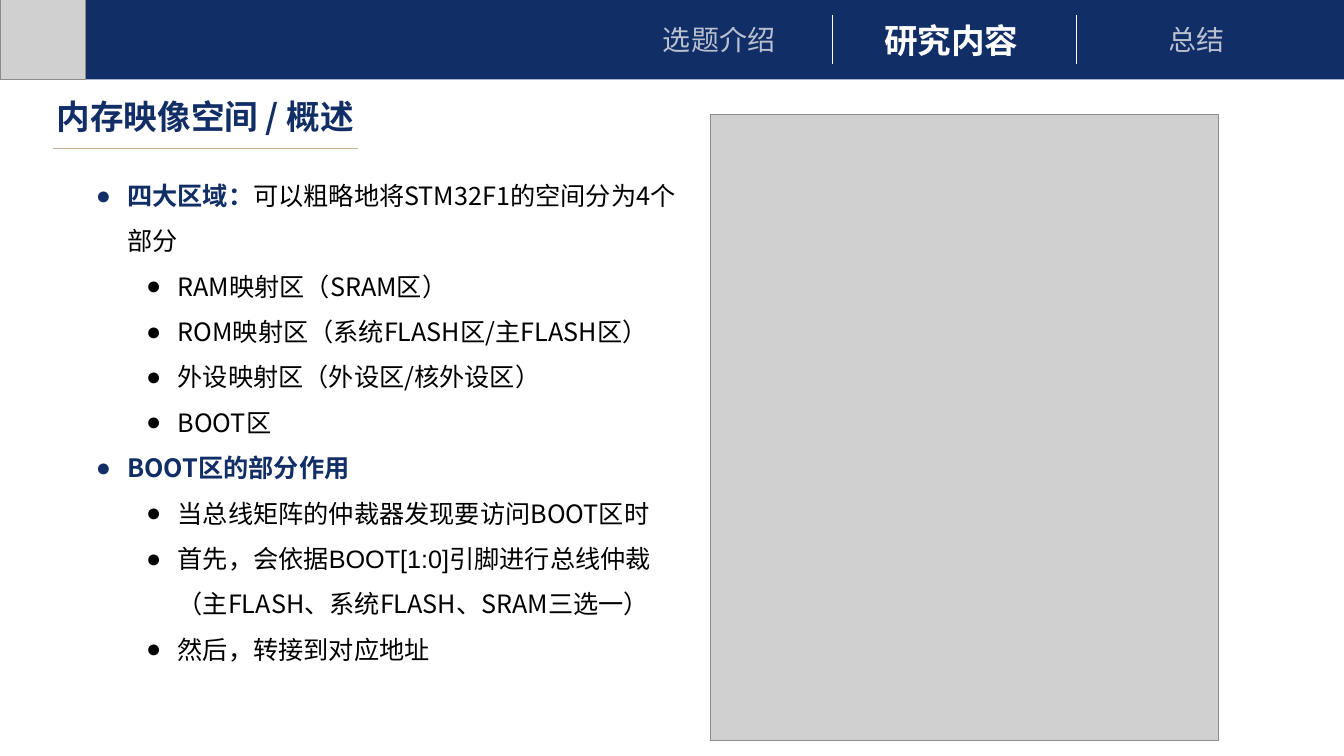
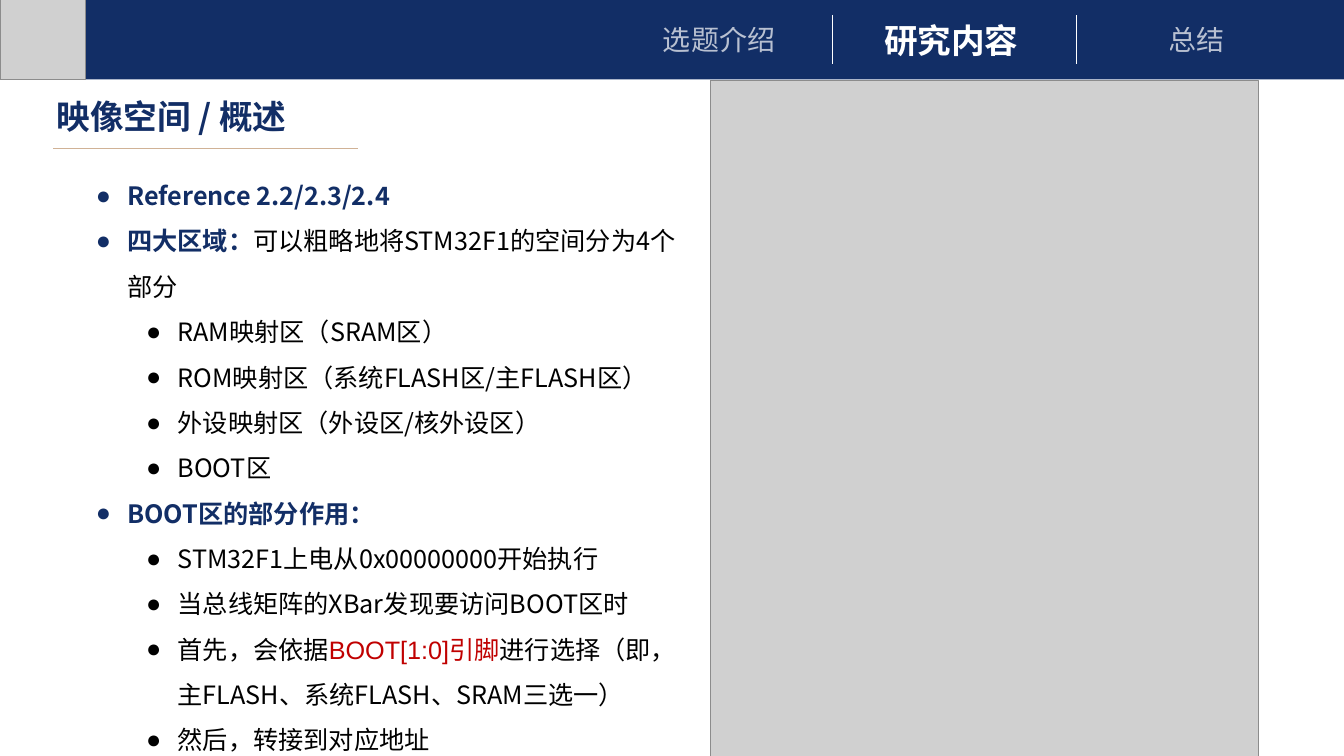
Before and after one commit to FINALxxx/UBL, a slide deck: slide 9 of UBL.pptx. Drawn at 1344x756 pixels with LibreOffice and Linux fonts; fonts in the diff are those of the drawing; grey boxes stand for pictures. Boxes give left, top, right and bottom in pixels: in the first picture for what was removed or moved away, otherwise in the second. Text is boxed around its words. In the diff, an @@ line names an element or a change of style, - is before the commit and + after.

```diff
--- a/UBL.pptx
+++ b/UBL.pptx
@@ picture: place and size @@
-picture at bbox=[711, 114, 1219, 741]
+picture at bbox=[711, 81, 1258, 756]
@@ text at bbox=[57, 100, 286, 132]: text changed @@
-内存映像空间 / 概述
+映像空间 / 概述
@@ text at bbox=[127, 184, 390, 210]: paragraph added @@
+● Reference 2.2/2.3/2.4
@@ text at bbox=[127, 501, 676, 707]: text changed @@
-● BOOT区的部分作用
-  ● 当总线矩阵的仲裁器发现要访问BOOT区时
-  ● 首先，会依据BOOT[1:0]引脚进行总线仲裁（主FLASH、系统FLASH、SRAM三选一）
+● BOOT区的部分作用：
+  ● STM32F1上电从0x00000000开始执行
+  ● 当总线矩阵的XBar发现要访问BOOT区时
+  ● 首先，会依据BOOT[1:0]引脚进行选择（即，主FLASH、系统FLASH、SRAM三选一）
```
Also in this commit, not shown: 13 other slides changed, 1 slide added.
